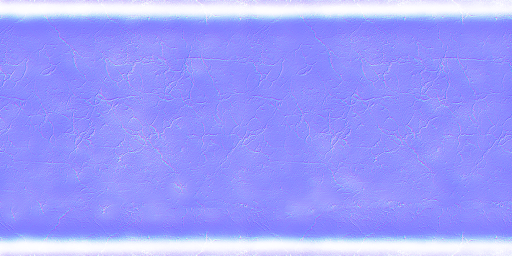
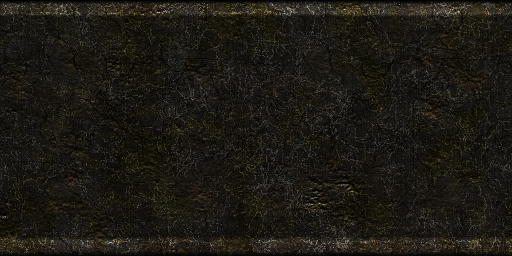
Before/after of a 512px x 256px layered artwork. What changed in the layer stack:
hid "NORM" over [0, 0, 512, 256]
showed "dodge", painted on it over [0, 0, 512, 256]
showed "multiply" over [0, 0, 512, 256]
showed "Background", painted on it over [0, 0, 512, 256]
